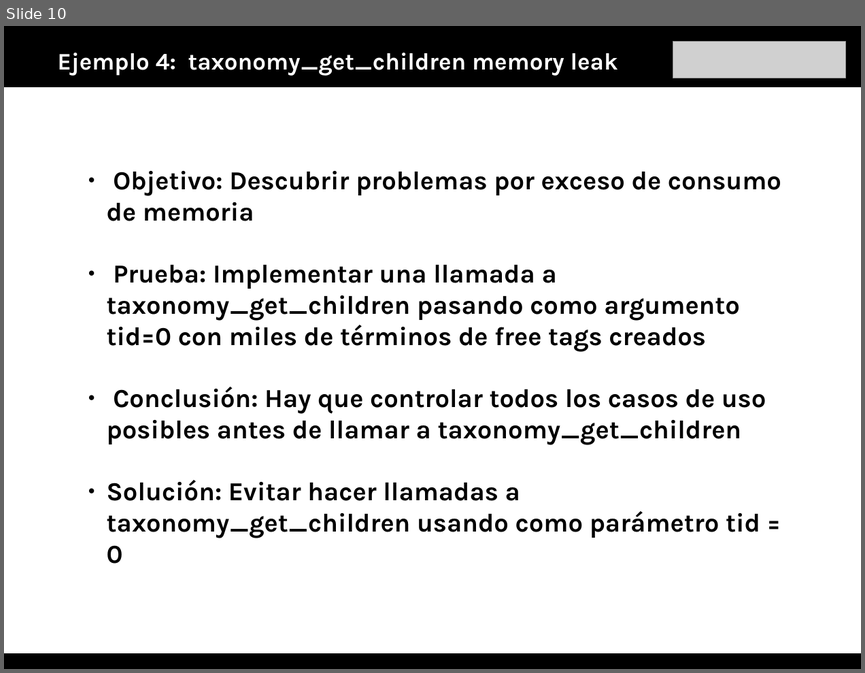
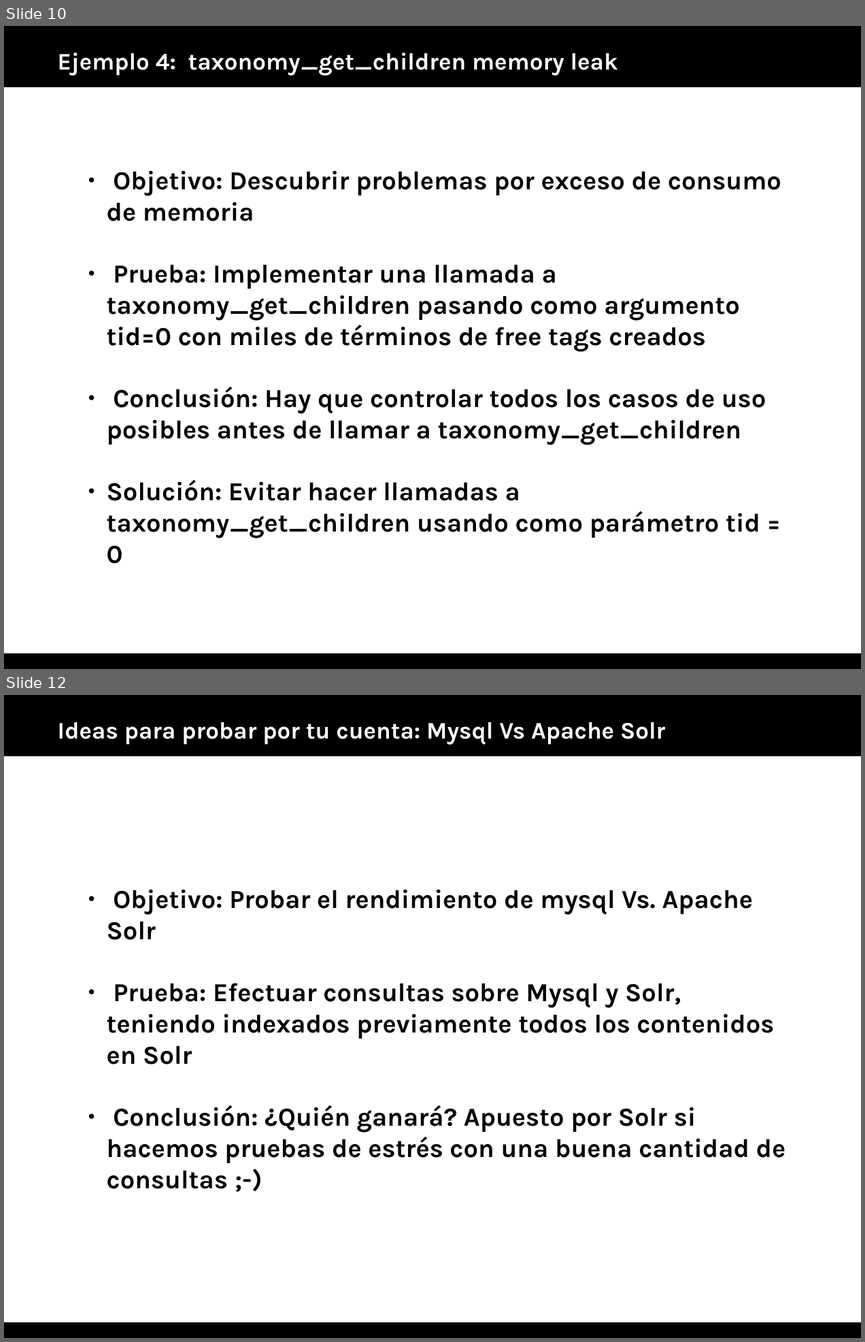
Before and after one commit to cronotrunks/profiling-tutorial, a slide deck: slides/betabeers-profiling.odp. Shown one above the other, each under a label of ours: slide 10 before the commit, slides 10 and 12 after it; the slides between them are not shown. The pictures are 865x673 and 865x1342 pixels, drawn with LibreOffice and Linux fonts; fonts in the diff are those of the drawing; grey boxes stand for pictures; background and template pictures are left out. Boxes give left, top, right and bottom in pixels: in the first picture for what was removed or moved away, otherwise in the second. Text is boxed around its words. In the diff, an @@ line names an element or a change of style, - is before the commit and + after.

```diff
--- a/slides/betabeers-profiling.odp
+++ b/slides/betabeers-profiling.odp
@@ slide 12 added at [4,695,861,1338], background #FFFFFF; not listed: 2 template elements that a slide beside it also shows @@
@@ text added at [58,722,665,745], 22 pt, text #FFFFFF, bold @@
+Ideas para probar por tu cuenta: Mysql Vs Apache Solr
@@ text added at [107,889,786,1189], 24 pt, text #000000, bold @@
+● Objetivo: Probar el rendimiento de mysql Vs. Apache Solr
+● Prueba: Efectuar consultas sobre Mysql y Solr, teniendo indexados previamente todos los contenidos en Solr
+● Conclusión: ¿Quién ganará? Apuesto por Solr si hacemos pruebas de estrés con una buena cantidad de consultas ;-)
@@ slide 10 changed as well @@
@@ picture removed at [673,42,846,78] @@
```
Also in this commit, not shown: 11 other slides changed, 2 other slides added, 1 other file.
